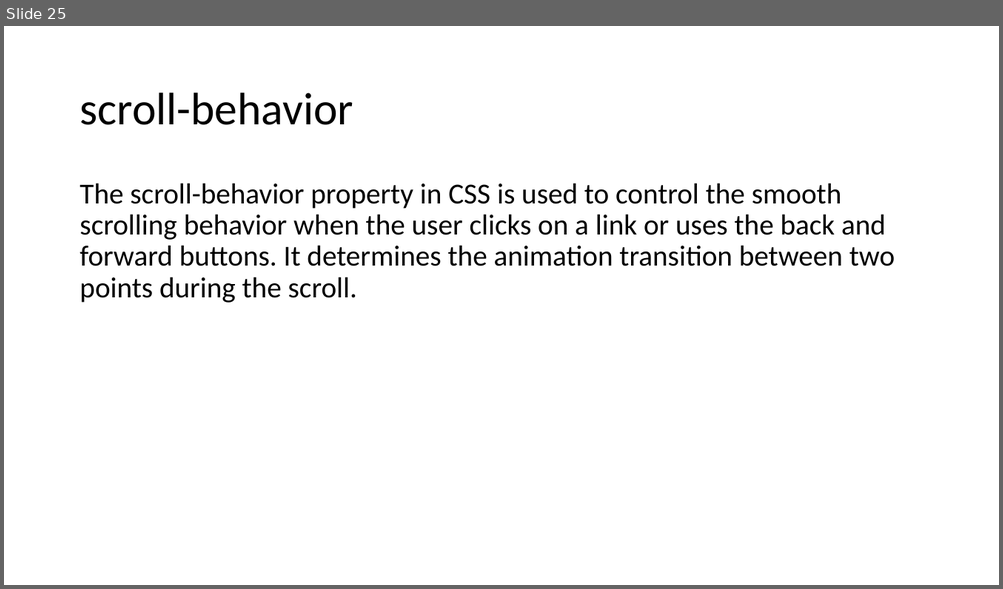
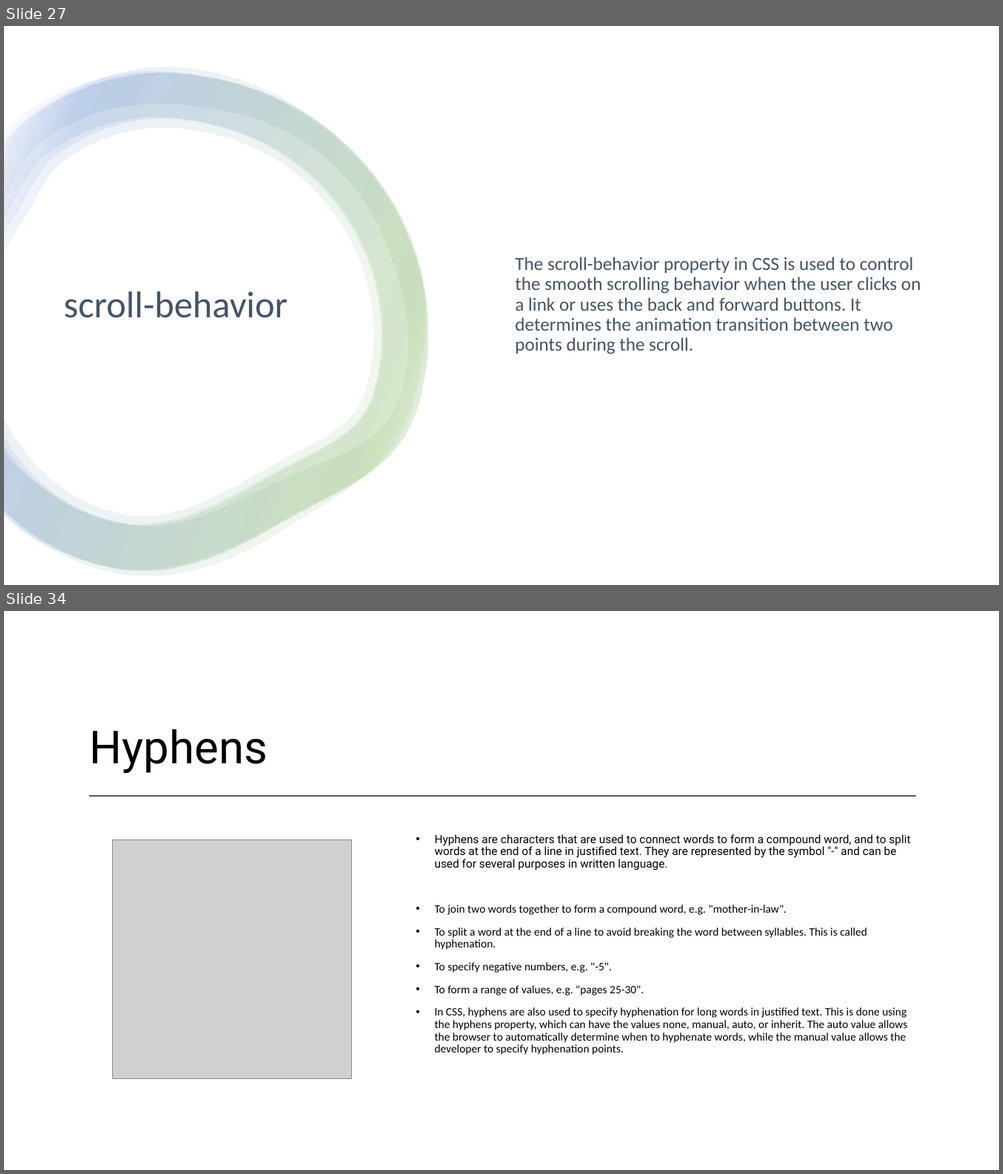
Before and after one commit to 1shaked/full-stack, a slide deck: 6ass/main6.pptx. Shown one above the other, each under a label of ours: slide 25 before the commit, slides 27 and 34 after it; the slides between them are not shown. The pictures are 1003x589 and 1003x1174 pixels, drawn with LibreOffice and Linux fonts; fonts in the diff are those of the drawing; grey boxes stand for pictures. Boxes give left, top, right and bottom in pixels: in the first picture for what was removed or moved away, otherwise in the second. Text is boxed around its words. In the diff, an @@ line names an element or a change of style, - is before the commit and + after.

```diff
--- a/6ass/main6.pptx
+++ b/6ass/main6.pptx
@@ slide 34 added at (x1=4, y1=611, x2=999, y2=1170), background #FFFFFF @@
@@ title added at (x1=90, y1=729, x2=267, y2=773), 44 pt, text #000000 @@
+Hyphens
@@ line added from (90, 796) to (916, 796), #595959 1.25 pt @@
@@ picture added at (x1=113, y1=840, x2=352, y2=1079) @@
@@ text added at (x1=435, y1=834, x2=910, y2=1055), 11 pt, text #000000 @@
+• Hyphens are characters that are used to connect words to form a compound word, and to split words at the end of a line in justified text. They are represented by the symbol "-" and can be used for several purposes in written language.
+• To join two words together to form a compound word, e.g. "mother-in-law".
+• To split a word at the end of a line to avoid breaking the word between syllables. This is called hyphenation.
+• To specify negative numbers, e.g. "-5".
+• To form a range of values, e.g. "pages 25-30".
+• In CSS, hyphens are also used to specify hyphenation for long words in justified text. This is done using the hyphens property, which can have the values none, manual, auto, or inherit. The auto value allows the browser to automatically determine when to hyphenate words, while the manual value allows the developer to specify hyphenation points.
@@ what was slide 25 is now slide 27 @@
@@ slide 27 changed as well @@
@@ rectangle added at (x1=4, y1=26, x2=999, y2=585), fill #FFFFFF @@
@@ group added at (x1=4, y1=67, x2=429, y2=577): 4 freeform shapes @@
@@ text "The scroll-behavior property in CSS ..." moved from (x1=79, y1=183, x2=894, y2=303) to (x1=515, y1=257, x2=921, y2=355) @@
@@ text "The scroll-behavior property in CSS ..." at (x1=515, y1=257, x2=921, y2=355): size 28 to 18 pt, text colour #000000 to #44546A; vertical alignment top to middle @@
@@ title "scroll-behavior" moved from (x1=79, y1=93, x2=353, y2=125) to (x1=64, y1=292, x2=287, y2=318) @@
@@ title "scroll-behavior" at (x1=64, y1=292, x2=287, y2=318): size 44 to 36 pt, text colour #000000 to #44546A @@
```
Also in this commit, not shown: 10 other slides changed, 17 other slides added, 3 slides removed, 28 other files.
